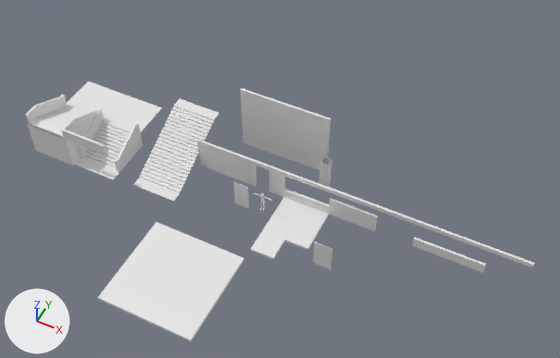
Two versions of the FBX model Assets/Personal/architecture.fbx, one commit apart.
Rendered twice from a 50 mm lens placed at (19.3, -35.4, 48.7), pointed at (0.8, 1.5, 2.6). Lighting does not change. The marker at lower left points along +X, +Y and +Z. Where no turn or scale is listed for an object, it has been applied to the vertices.

The first picture shows 'floor_L', 'floor_M', 'floor_S', 'stairs_01', 'stairs_02', 'stairs_02_O', 'wall_01', 'wall_01_L', 'wall_02', 'wall_03', 'wall_04', 'wall_classroom_s1'.
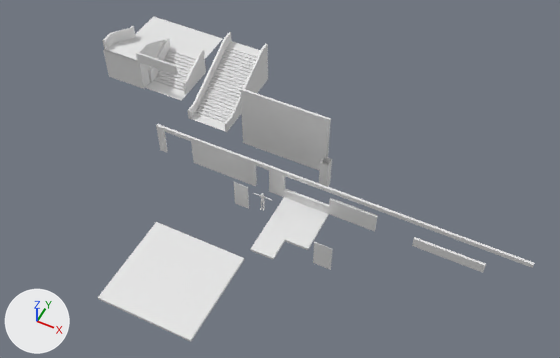
The change, as a diff of the scene's bpy script:
```diff
--- a/Assets/Personal/architecture.fbx.py
+++ b/Assets/Personal/architecture.fbx.py
@@ me_cube_012_1 @@
+me_cube_012_1.from_pydata(...)  # 24 vertices, 17 faces; spans x -2.0..2.0, y -0.1..0.1, z 0.0..3.0
@@ me_cube_008_1 @@
+me_cube_008_1.from_pydata(...)  # 35 vertices, 23 faces; spans x -2.0..2.0, y -2.38..5.62, z -0.2..4.0
@@ ob_stairs_02_o @@
 ob_stairs_02_o = bpy.data.objects.new('stairs_02_O', me_cube_020)
-ob_stairs_02_o.location = (-16.88, 0.0, 0.0)
+ob_stairs_02_o.location = (-16.88, 11.0, 0.0)
@@ ob_stairs_01 @@
 ob_stairs_01 = bpy.data.objects.new('stairs_01', me_cube_015)
-ob_stairs_01.location = (-9.0, 0.0, 0.0)
+ob_stairs_01.location = (-9.0, 9.0, 0.0)
@@ ob_stairs_02 @@
 ob_stairs_02 = bpy.data.objects.new('stairs_02', me_cube_017)
-ob_stairs_02.location = (-16.88, 0.0, 0.0)
+ob_stairs_02.location = (-16.88, 11.0, 0.0)
@@ ob_wall_05 @@
+ob_wall_05 = bpy.data.objects.new('wall_05', me_cube_012_1)
+ob_wall_05.location = (-9.0, 2.0, 0.0)
@@ ob_stairs_01_o @@
+ob_stairs_01_o = bpy.data.objects.new('stairs_01_O', me_cube_008_1)
+ob_stairs_01_o.location = (-9.0, 9.0, 0.0)
```

Where the change shows, as pixel boxes [x1, y1, x2, y2] in the pictures (560 x 358 px):
'stairs_02', moved
    before: [30, 81, 162, 180]
    after: [106, 16, 222, 101]
'stairs_01', moved
    before: [133, 99, 219, 201]
    after: [191, 41, 260, 131]
'stairs_02_O', moved
    before: [25, 94, 143, 173]
    after: [102, 26, 206, 95]
'stairs_01_O', added
    after: [188, 32, 268, 132]
'wall_05', added
    after: [156, 124, 200, 165]
